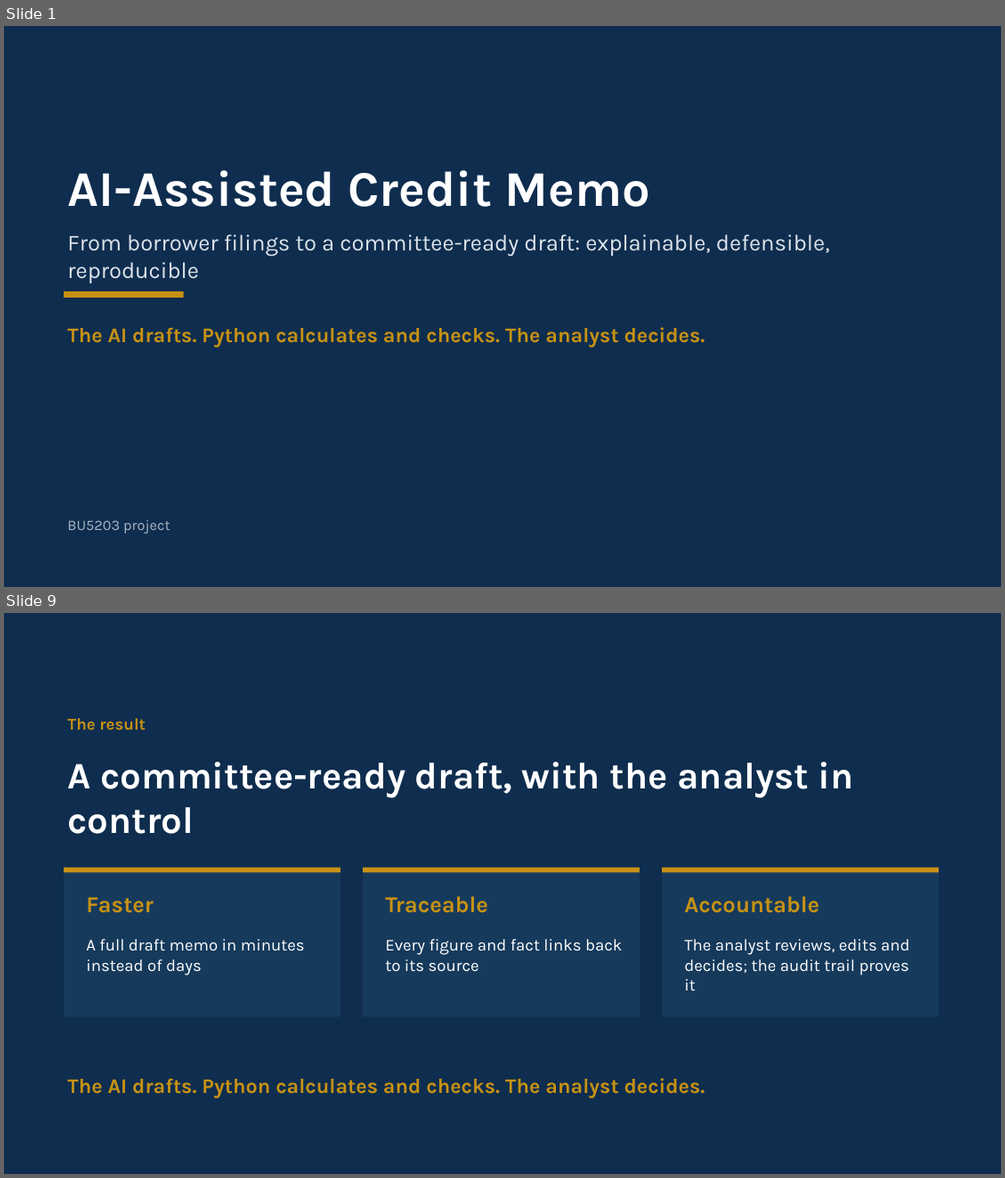
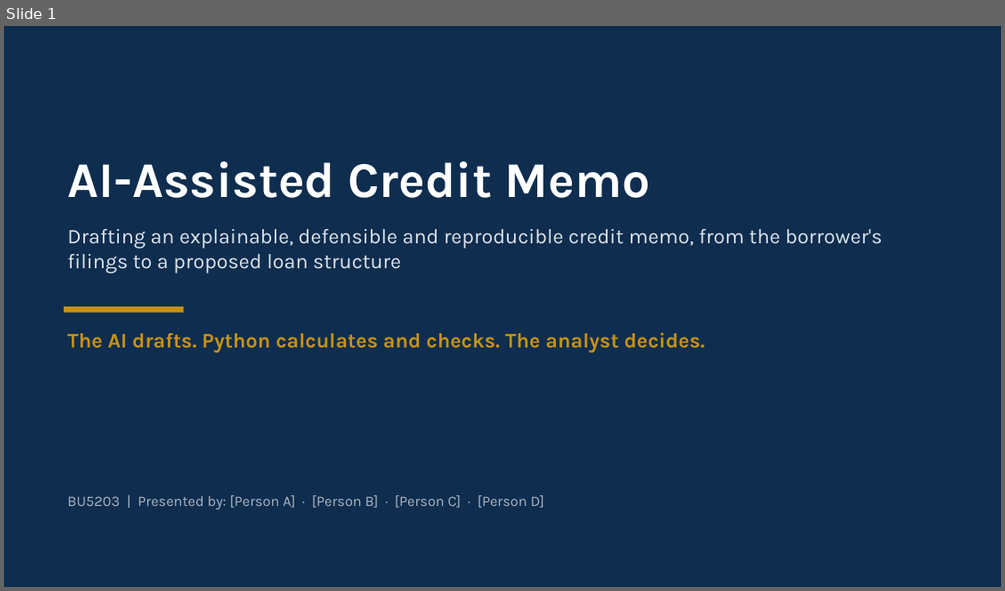
Before and after one commit to victor-CpUlU/BU5203, a slide deck: Credit_Memo_AI_Presentation.pptx. Shown one above the other, each under a label of ours: slides 1 and 9 before the commit, slide 1 after it; the slides between them are not shown. The pictures are 1005x1178 and 1005x591 pixels, drawn with LibreOffice and Linux fonts; fonts in the diff are those of the drawing. Boxes give left, top, right and bottom in pixels: in the first picture for what was removed or moved away, otherwise in the second. Text is boxed around its words. In the diff, an @@ line names an element or a change of style, - is before the commit and + after.

```diff
--- a/Credit_Memo_AI_Presentation.pptx
+++ b/Credit_Memo_AI_Presentation.pptx
@@ slide 9 removed at (4, 613, 1001, 1174), background #FFFFFF @@
@@ rectangle removed at (4, 613, 1001, 1174) @@
@@ text removed at (67, 718, 146, 730) @@
-The result
@@ text removed at (67, 762, 854, 834) @@
-A committee-ready draft, with the analyst in control
@@ rectangle removed at (64, 868, 340, 1017) @@
@@ rectangle removed at (64, 868, 340, 873) @@
@@ rectangle removed at (363, 868, 639, 1017) @@
@@ rectangle removed at (363, 868, 639, 873) @@
@@ rectangle removed at (662, 868, 938, 1017) @@
@@ rectangle removed at (662, 868, 938, 873) @@
@@ text removed at (86, 897, 154, 913) @@
-Faster
@@ text removed at (385, 896, 488, 913) @@
-Traceable
@@ text removed at (684, 896, 819, 913) @@
-Accountable
@@ text removed at (86, 939, 305, 975) @@
-A full draft memo in minutes instead of days
@@ text removed at (385, 939, 622, 972) @@
-Every figure and fact links back to its source
@@ text removed at (684, 939, 910, 990) @@
-The analyst reviews, edits and decides; the audit trail proves it
@@ text removed at (67, 1078, 705, 1098) @@
-The AI drafts. Python calculates and checks. The analyst decides.
@@ slide 1 changed as well @@
@@ text "AI-Assisted Credit Memo": place and size @@
-text "AI-Assisted Credit Memo" at (67, 170, 649, 207)
+text "AI-Assisted Credit Memo" at (67, 161, 649, 198)
@@ text at (67, 229, 882, 273): text changed; size 22 to 20 pt @@
-From borrower filings to a committee-ready draft: explainable, defensible, reproducible
+Drafting an explainable, defensible and reproducible credit memo, from the borrower's filings to a proposed loan structure
@@ rectangle: place and size @@
-rectangle at (64, 291, 184, 297)
+rectangle at (64, 306, 184, 313)
@@ text "The AI drafts. Python calculates ...": place and size @@
-text "The AI drafts. Python calculates ..." at (67, 327, 705, 346)
+text "The AI drafts. Python calculates ..." at (67, 332, 705, 353)
@@ text at (67, 495, 544, 509): text changed @@
-BU5203 project
+BU5203 | Presented by: [Person A] · [Person B] · [Person C] · [Person D]
```
Also in this commit, not shown: 12 slides added, 7 other slides removed, 3 other files.
